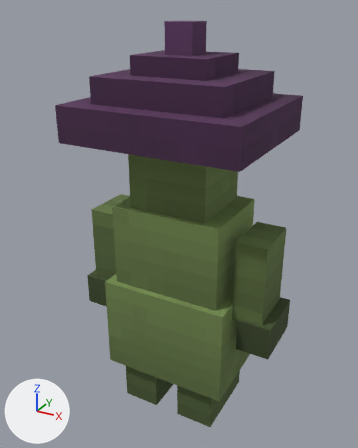
What one commit did to the glTF model assets/models/blightling.gltf.
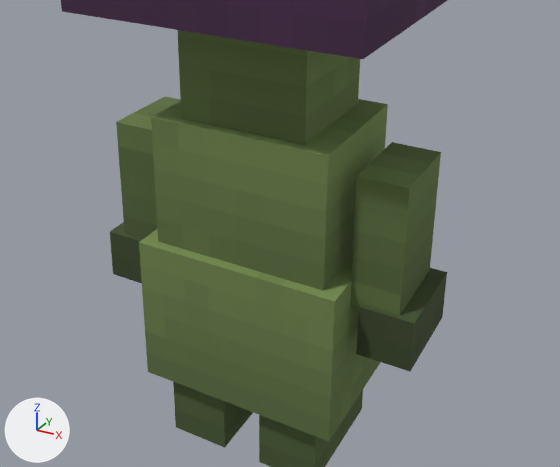
Old and new are each drawn whole from a 50 mm camera at (0.812, -1.521, 1.544) aimed at (-0.022, -0.006, 0.787) and again close up on the part from 6% to 100% of the width and 30% to 93% of the height. Arrows for +X, +Y and +Z are at lower left; the lights stay in place. The last two pictures show the newer version.

The scene before the commit, as lines of its bpy script (objects in view):
```python
me_mesh_1 = bpy.data.meshes.new('Mesh_1')
me_mesh_1.from_pydata(...)  # a box spanning x 0.0..0.15, y -0.3..0.0, z 0.0..0.188
me_mesh_1.materials.append(mat_material_0)
me_mesh_7 = bpy.data.meshes.new('Mesh_7')
me_mesh_7.from_pydata(...)  # a box spanning x 0.0..0.125, y -0.225..0.0, z 0.0..0.125
me_mesh_7.materials.append(mat_material_0)
me_mesh_8 = bpy.data.meshes.new('Mesh_8')
me_mesh_8.from_pydata(...)  # a box spanning x 0.0..0.125, y -0.225..0.0, z 0.0..0.125
me_mesh_8.materials.append(mat_material_0)
ob_claw_l = bpy.data.objects.new('claw_l', me_mesh_7)
ob_claw_l.location = (-0.4, 0.113, 0.388)
ob_claw_r = bpy.data.objects.new('claw_r', me_mesh_8)
ob_claw_r.location = (0.275, 0.113, 0.388)
ob_leg_r = bpy.data.objects.new('leg_r', me_mesh_1)
ob_leg_r.location = (0.05, 0.15, 0.0)
# also in view: 'head' at (0.0, 0.0, 1.0); 'body_up' at (0.0, 0.0, 0.719); 'body_low' at (0.0, 0.0, 0.375); 'arm_r' at (0.306, 0.0, 0.656); 'leg_l' at (-0.125, 0.0, 0.094)
```
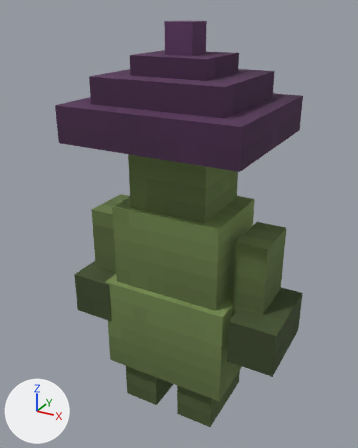
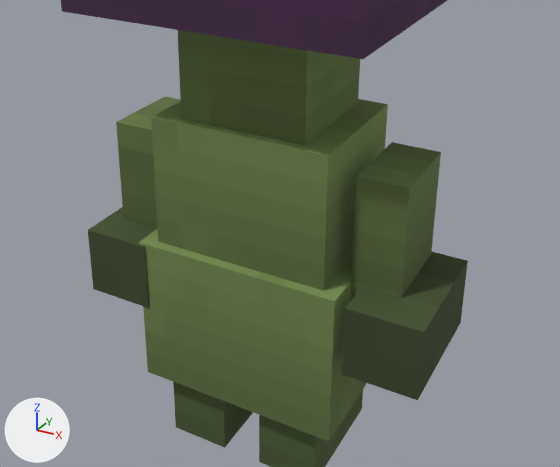
What the commit changed:
Object 'claw_l' (ob_claw_l) is rescaled from (1.0, 1.0, 1.0) to (1.35, 1.35, 1.35).
Object 'claw_r' (ob_claw_r) is rescaled from (1.0, 1.0, 1.0) to (1.35, 1.35, 1.35).

Changed parts and their boxes (x1, y1, x2, y2) in the close-ups (560 x 467 px):
'claw_r', rescaled (38% wider, 44% taller)
    before: (356, 268, 447, 371)
    after: (342, 251, 468, 400)
'claw_l', rescaled
    before: (110, 222, 143, 283)
    after: (88, 207, 157, 308)
